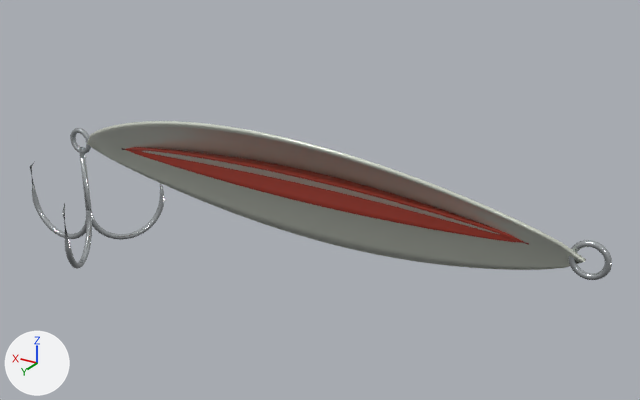
The glTF model assets/models/spoon.glb: old version first, new version second.
Before and after are seen from a 50 mm lens placed at (-1.301, 2.045, 1.013), pointed at (-0.017, -0.096, -0.058). The lights are fixed; the arrows at lower left show +X, +Y and +Z. The picture after the commit comes second. Where no turn or scale is listed for an object, it has been applied to the vertices. Vertices at exactly the same position are counted once.

Objects in the first picture: 'spoon specimen.001'.
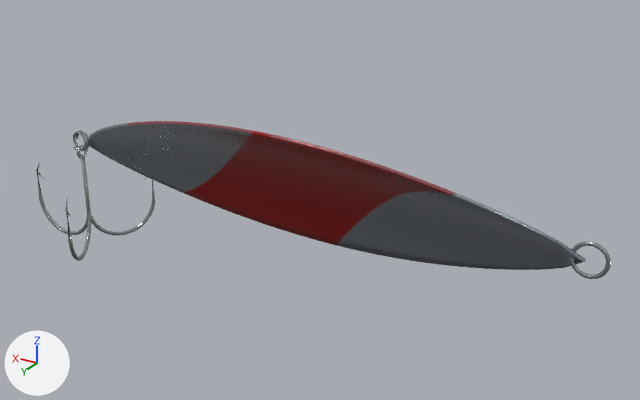
Pixel boxes [x1, y1, x2, y2] of what changed, in the pictures (640 x 400 px; the box of a moved part takes in the faces that stretch with it):
```json
{"object": "spoon specimen.001", "change": "reshaped", "before": [29, 121, 612, 280], "after": [36, 121, 611, 279]}
{"part": 1, "of": "me_concave_casting_spoon_002", "change": "deleted", "before": [122, 147, 529, 245], "on screen": "red"}
{"part": 2, "of": "me_concave_casting_spoon_002", "change": "moved or reshaped", "before": [29, 128, 164, 269], "after": [36, 130, 155, 261]}
{"part": 3, "of": "me_concave_casting_spoon_002", "change": "moved or reshaped", "before": [569, 240, 612, 280], "after": [570, 241, 611, 279]}
{"part": 4, "of": "me_concave_casting_spoon_002", "change": "recoloured", "before": [87, 121, 586, 270], "after": [87, 121, 586, 270], "on screen": "darker"}
{"part": 5, "of": "me_concave_casting_spoon_002", "change": "recoloured", "before": [30, 132, 605, 274], "after": [38, 132, 605, 274]}
```

Scene script edits in JSON lines:
```json
{"op": "add", "block": "img_v4_spoon_enamel_band", "code": ["img_v4_spoon_enamel_band = load_image('v4 spoon enamel band', '_unpacked/v4_spoon_enamel_band', 1024, 512, 'sRGB')"]}
{"op": "add", "block": "img_v4_spoon_metal_mask", "code": ["img_v4_spoon_metal_mask = load_image('v4 spoon metal mask', '_unpacked/v4_spoon_metal_mask', 1024, 512, 'Non-Color')"]}
{"op": "add", "block": "mat_fishdex_v4_spoon_painted_steel", "code": ["mat_fishdex_v4_spoon_painted_steel = bpy.data.materials.new('Fishdex v4 spoon painted steel')", "# uses the picture img_v4_spoon_enamel_band", "# uses the picture img_v4_spoon_metal_mask"]}
{"op": "add", "block": "mat_fishdex_v4_polished_stainless", "code": ["mat_fishdex_v4_polished_stainless = principled_material('Fishdex v4 polished stainless')", "mat_fishdex_v4_polished_stainless.base_color = (0.42, 0.46, 0.47)  # grey #adb5b6", "mat_fishdex_v4_polished_stainless.metallic = 1.0", "mat_fishdex_v4_polished_stainless.roughness = 0.2"]}
{"block": "me_concave_casting_spoon_002", "where": "# used by ob_spoon_specimen_001; location = (0.0, 0.0, 0.0)"}
{"op": "remove", "block": "me_concave_casting_spoon_002", "code": "me_concave_casting_spoon_002.from_pydata(...)  # 4042 vertices, 8056 faces; spans x -0.91..1.16, y -0.24..0.24, z -0.4..0.24"}
{"op": "remove", "block": "me_concave_casting_spoon_002", "code": "me_concave_casting_spoon_002.materials.append(mat_fishdex_v3_red_lure_accent_008)  # red #cb422c"}
{"op": "add", "block": "me_concave_casting_spoon_002", "code": "me_concave_casting_spoon_002.from_pydata(...)  # 3650 vertices, 7234 faces; spans x -0.91..1.13, y -0.21..0.21, z -0.38..0.24"}
{"block": "me_concave_casting_spoon_002", "change": "me_concave_casting_spoon_002 part 1: the loose piece of 1022 vertices spanning x -0.7..0.7, y -0.07..0.04, z -0.06..0.07 is deleted"}
{"block": "me_concave_casting_spoon_002", "change": "me_concave_casting_spoon_002 part 2: 343 vertices moved from x 0.73..1.16, y -0.24..0.13, z -0.39..0.04 to x 0.75..1.13, y -0.21..0.13, z -0.38..0.03; 979 vertices removed from x 0.73..1.16, y -0.24..0.24, z -0.4..0.05; 1433 vertices added at x 0.75..1.13, y -0.21..0.21, z -0.38..0.03"}
{"block": "me_concave_casting_spoon_002", "change": "me_concave_casting_spoon_002 part 3: 69 vertices moved within x -0.91..-0.81, y -0.01..0.01, z -0.05..0.05; 190 vertices removed from x -0.91..-0.81, y -0.01..0.01, z -0.05..0.05; 318 vertices added at x -0.91..-0.81, y -0.01..0.01, z -0.05..0.05"}
{"block": "me_concave_casting_spoon_002", "change": "me_concave_casting_spoon_002 part 4: 2072 faces spanning x -0.85..0.85, y -0.18..0.19, z -0.24..0.24 switch from mat_fishdex_v3_pearl_belly_008 (white #e2e7da) to mat_fishdex_v4_spoon_painted_steel"}
{"block": "me_concave_casting_spoon_002", "change": "me_concave_casting_spoon_002 part 5: 335 faces spanning x -0.9..1.13, y -0.21..0.12, z -0.38..0.04 switch from mat_fishdex_v3_polished_stainless_008 (light grey #d1d7da) to mat_fishdex_v4_polished_stainless (grey #adb5b6)"}
{"block": "me_concave_casting_spoon_002", "change": "other edits to the shape of me_concave_casting_spoon_002 do not show in these pictures"}
```
